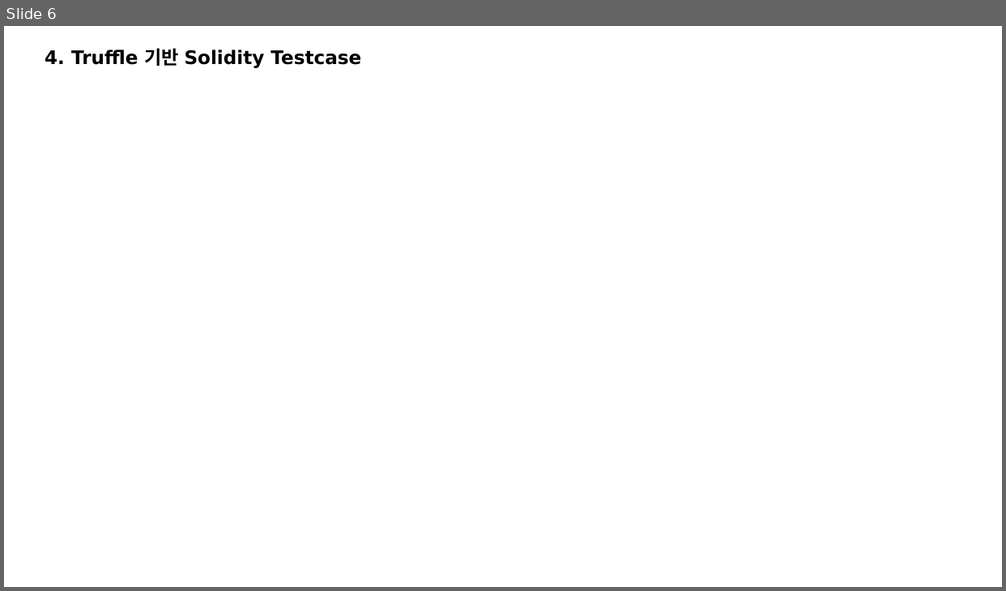
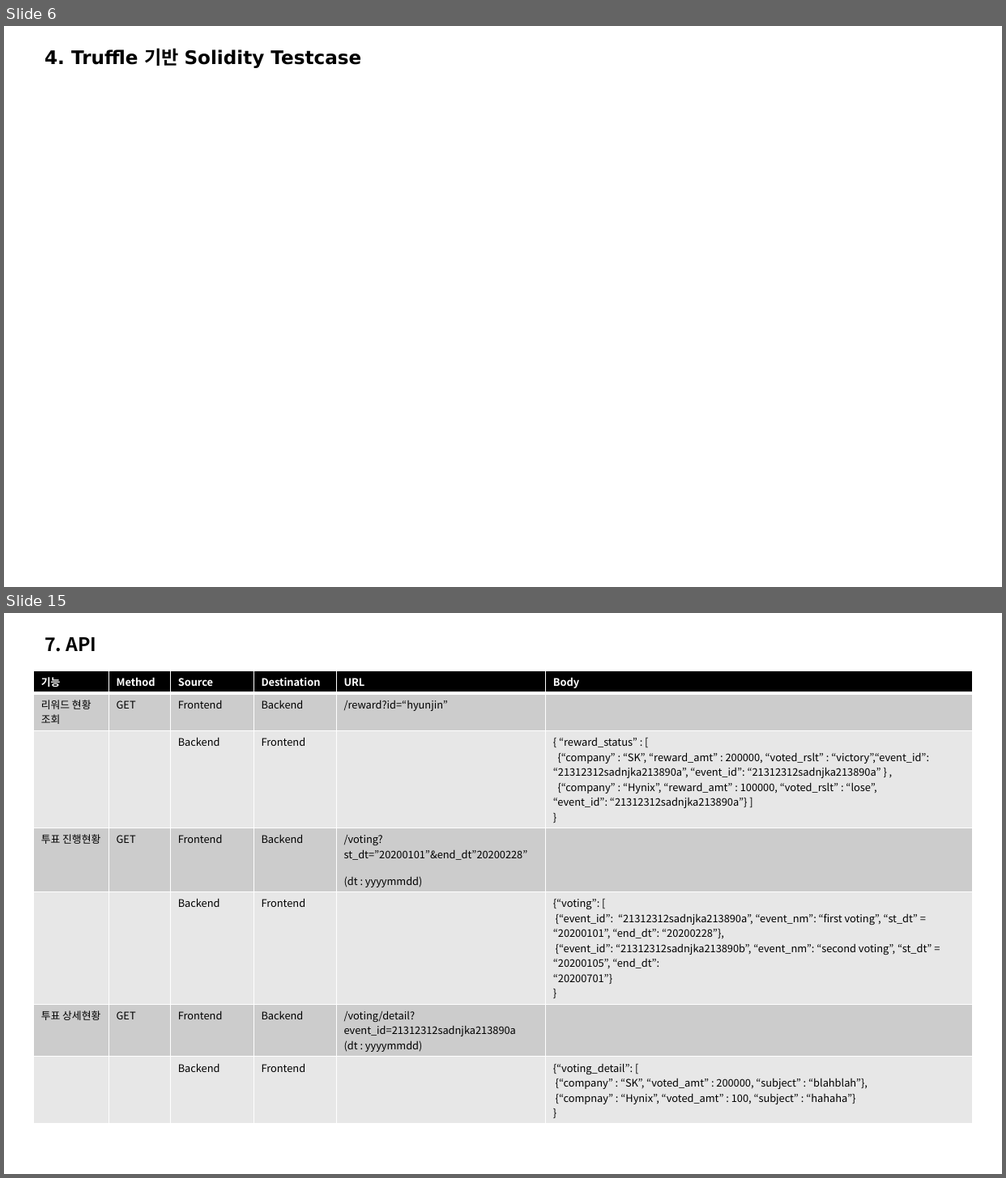
Before and after one commit to ro0opf/blockchain-jdp, a slide deck: blockchain_archi_v3.1.pptx. Shown one above the other, each under a label of ours: slide 6 before the commit, slides 6 and 15 after it; the slides between them are not shown. The pictures are 1006x591 and 1006x1178 pixels, drawn with LibreOffice and Linux fonts; fonts in the diff are those of the drawing. Boxes give left, top, right and bottom in pixels: in the first picture for what was removed or moved away, otherwise in the second. Text is boxed around its words. In the diff, an @@ line names an element or a change of style, - is before the commit and + after.

```diff
--- a/blockchain_archi_v3.1.pptx
+++ b/blockchain_archi_v3.1.pptx
@@ slide 15 added at [4,613,1002,1174], background #FFFFFF @@
@@ text added at [44,637,97,652], 18 pt, text #000000, bold @@
+7. API
@@ table added at [34,671,971,1124], 7 rows, 6 columns @@
+기능 | Method | Source | Destination | URL | Body
+리워드 현황 / 조회 | GET | Frontend | Backend | /reward?id=“hyunjin” | 
+ |  | Backend | Frontend |  | { “reward_status” : [ / {“company” : “SK”, “reward_amt” : 200000, “voted_rslt” : “victory”,“event_id”: “21312312sadnjka213890a”, “event_id”: “21312312sadnjka213890a” } , / {“company” : “Hynix”, “reward_amt” : 100000, “voted_rslt” : “lose”, / “event_id”: “21312312sadnjka213890a”} ] / }
+투표 진행현황 | GET | Frontend | Backend | /voting?st_dt=”20200101”&end_dt”20200228” / (dt : yyyymmdd) | 
+ |  | Backend | Frontend |  | {“voting”: [ / {“event_id”: “21312312sadnjka213890a”, “event_nm”: “first voting”, “st_dt” = “20200101”, “end_dt”: “20200228”}, / {“event_id”: “21312312sadnjka213890b”, “event_nm”: “second voting”, “st_dt” = “20200105”, “end_dt”: / “20200701”} / }
+투표 상세현황 | GET | Frontend | Backend | /voting/detail?event_id=21312312sadnjka213890a / (dt : yyyymmdd) | 
+ |  | Backend | Frontend |  | {“voting_detail”: [ / {“company” : “SK”, “voted_amt” : 200000, “subject” : “blahblah”}, / {“compnay” : “Hynix”, “voted_amt” : 100, “subject” : “hahaha”} / }
```
Also in this commit, not shown: 7 slides changed, 2 other slides added, 7 other files.
